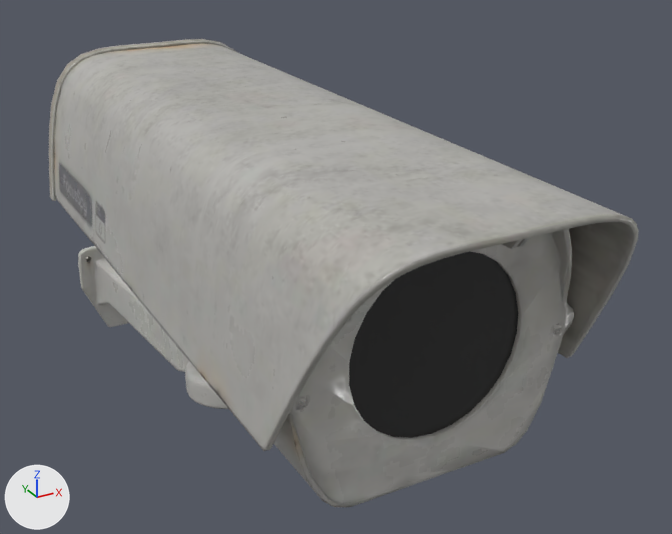
An edit to the glTF model client/public/assets/models/shared/security_camera_01_1k.glb, drawn before and after from the same camera.
The view is the same before and after, from a camera (50 mm lens) standing at (-0.212, -0.493, 0.383) and looking at (0.061, 0.002, 0.136). Arrows for +X, +Y and +Z are at lower left; the lights stay in place. The first picture is the older version. Where no turn or scale is listed for an object, it has been applied to the vertices. Vertices at exactly the same position are counted once.

Before the edit, the objects in view are built like this:
```python
me_security_camera_001 = bpy.data.meshes.new('security_camera.001')
me_security_camera_001.from_pydata(...)  # 6420 vertices, 11999 faces; spans x -0.085..0.085, y -0.277..0.277, z -0.143..0.143
# faces by material slot: [11997, 2]
me_security_camera_001.materials.append(mat_security_camera_01)
me_security_camera_001.materials.append(mat_security_camera_01_glass)
ob_security_camera_01 = bpy.data.objects.new('security_camera_01', me_security_camera_001)
ob_security_camera_01.location = (0.0, 0.0266, 0.1182)
```
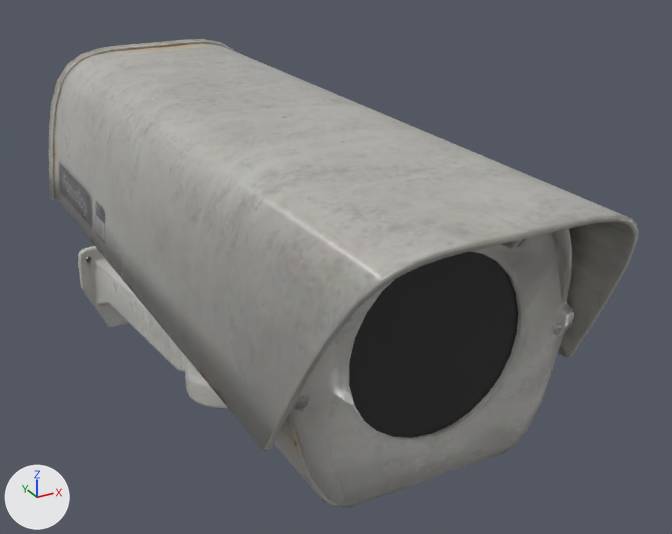
Location of each change, (x1, y1, x2, y2) in pixels of the pictures (672 x 534 px):
part 1 of me_security_camera_001, reshaped: before (49, 169, 577, 505)

The edits, one by one:
me_security_camera_001 is used by ob_security_camera_01; location (0.0, 0.0266, 0.1182).
me_security_camera_001 had 6420 vertices, 11999 faces and spanned x -0.085..0.085, y -0.277..0.277, z -0.143..0.143.
me_security_camera_001 now has 4389 vertices, 8000 faces and spans x -0.085..0.085, y -0.277..0.277, z -0.143..0.143.
me_security_camera_001 part 1: 106 vertices moved within x -0.049..0.073, y -0.239..0.273, z -0.142..0.132; 2031 vertices removed from x -0.085..0.085, y -0.277..0.277, z -0.143..0.143.
